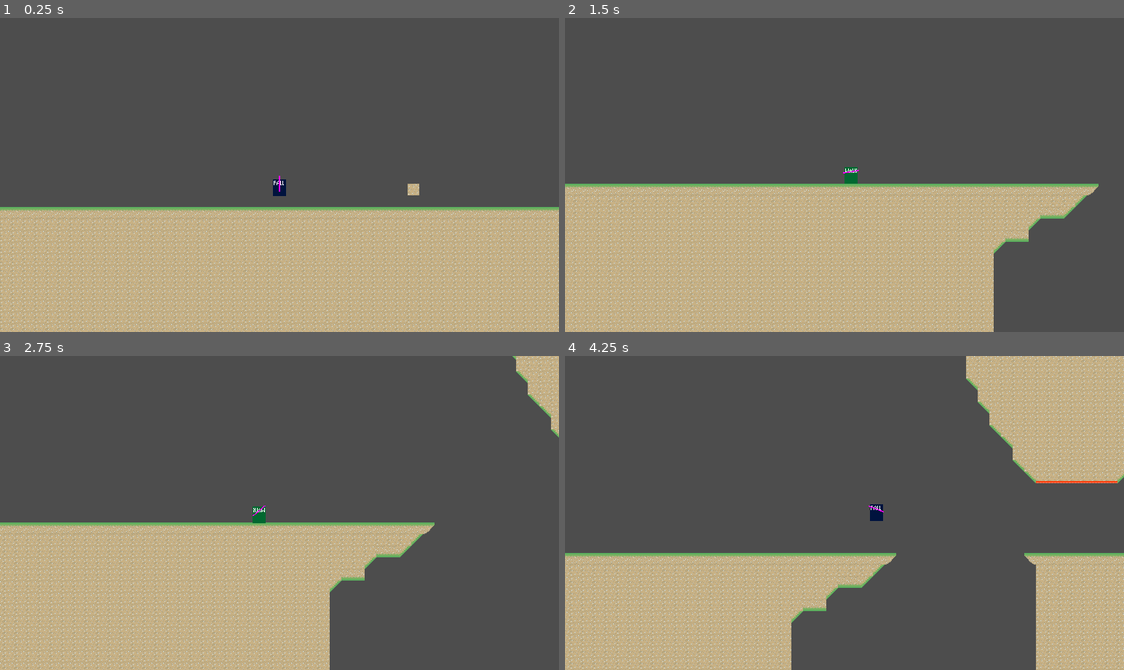
Above: before the commit, frames 1-4 (two rows, left to right).
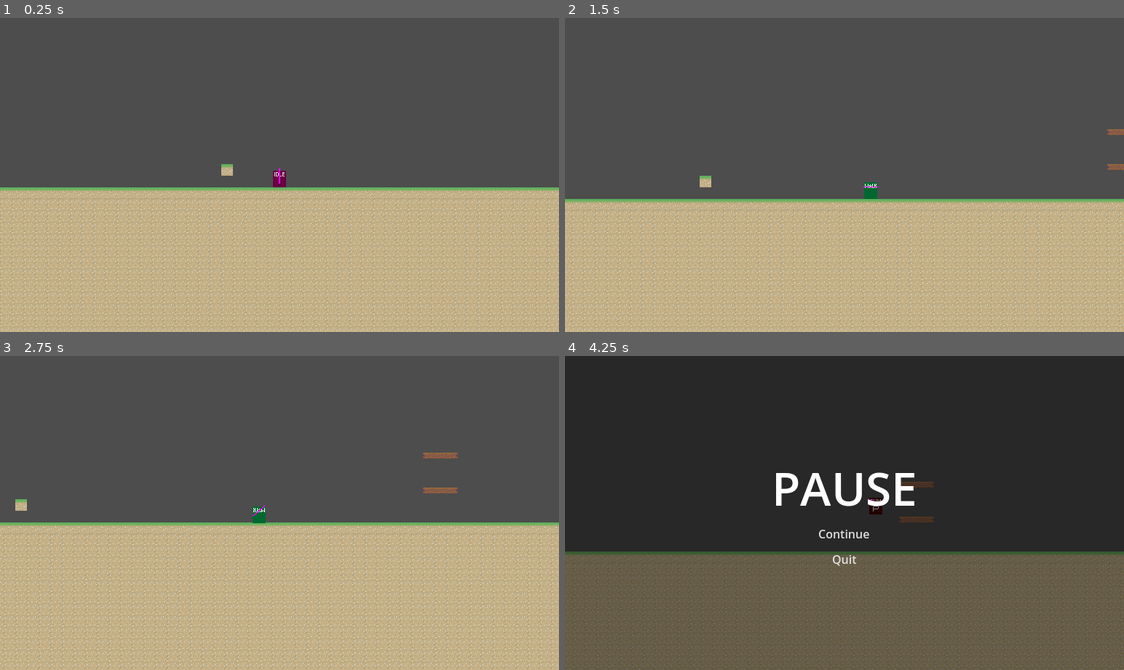
Above: after the commit, the same moments.

Repository: haruo-gabriel/portal2d
Game: Godot game, scene res://levels/level_1/level_scene.tscn
Same seed, same stepped clock (60 frames per second), same inputs: the game is played once before the commit and once after it. This scene is started directly instead of the project's main scene.
Inputs (mouse positions are in pixels of both pictures, inside the frame that each line leads up to):
- Up to frame 1 (0.25 s): no input
- Up to frame 2 (1.5 s): move the mouse to (967, 159) at 0.52 s; hold Shift (crouch) 0.53-1.28 s; hold D (move_right) from 0.53 s (still down); tap Space (jump) at 0.77 s; move the mouse to (732, 190) at 1.27 s; click (732, 190) at 1.35 s
- Up to frame 3 (2.75 s): tap Space (jump) at 1.52 s; move the mouse to (335, 443) at 2.02 s; release D (move_right) at 2.03 s; hold A (move_left) from 2.03 s (still down); right-click (335, 443) at 2.1 s
- Up to frame 4 (4.25 s): move the mouse to (816, 575) at 2.77 s; release A (move_left) at 2.78 s; hold D (move_right) from 2.78 s (still down); tap Shift (crouch) at 2.85 s; tap Space (jump) at 3.02, 3.77 s; move the mouse to (1012, 560) at 3.52 s; click (1012, 560) at 3.6 s; tap Escape (ui_cancel) at 4.15 s

The runs differ from the first frame. In frame 1, 23% of the frame differs, in the area x 0-100%, y 46-100%; in frame 2, 29%; in frame 3, 19%; in frame 4, 97%, in the area x 0-100%, y 0-100%.

Commit message:
:sparkles: Add pause menu

Diff:
--- /dev/null
+++ b/godot project/interface/hud.tscn
@@ -0,0 +1,14 @@
+[gd_scene format=3 uid="uid://b754jenc4foku"]
+
+[node name="HUD" type="Control"]
+layout_mode = 3
+anchors_preset = 15
+anchor_right = 1.0
+anchor_bottom = 1.0
+grow_horizontal = 2
+grow_vertical = 2
+
+[node name="HealthProgressBar" type="TextureProgressBar" parent="."]
+layout_mode = 1
+offset_right = 40.0
+offset_bottom = 40.0
--- /dev/null
+++ b/godot project/interface/pause.gd
@@ -0,0 +1,11 @@
+extends Control
+
+
+
+func _on_continue_button_pressed():
+	get_tree().paused = false
+	visible = false
+
+
+func _on_quit_button_pressed():
+	get_tree().quit()
--- /dev/null
+++ b/godot project/interface/pause.tscn
@@ -0,0 +1,60 @@
+[gd_scene load_steps=3 format=3 uid="uid://cq8lpg21erc5l"]
+
+[ext_resource type="Script" path="res://interface/pause.gd" id="1_lcqse"]
+
+[sub_resource type="LabelSettings" id="LabelSettings_r4ed4"]
+font_size = 64
+
+[node name="Pause" type="Control"]
+process_mode = 2
+layout_mode = 3
+anchors_preset = 15
+anchor_right = 1.0
+anchor_bottom = 1.0
+grow_horizontal = 2
+grow_vertical = 2
+script = ExtResource("1_lcqse")
+
+[node name="ColorRect" type="ColorRect" parent="."]
+layout_mode = 1
+anchors_preset = 15
+anchor_right = 1.0
+anchor_bottom = 1.0
+grow_horizontal = 2
+grow_vertical = 2
+color = Color(0, 0, 0, 0.47451)
+
+[node name="VBoxContainer" type="VBoxContainer" parent="."]
+layout_mode = 1
+anchors_preset = 8
+anchor_left = 0.5
+anchor_top = 0.5
+anchor_right = 0.5
+anchor_bottom = 0.5
+offset_left = -100.0
+offset_top = -79.0
+offset_right = 100.0
+offset_bottom = 79.0
+grow_horizontal = 2
+grow_vertical = 2
+
+[node name="Title" type="Label" parent="VBoxContainer"]
+layout_mode = 2
+text = "PAUSE"
+label_settings = SubResource("LabelSettings_r4ed4")
+horizontal_alignment = 1
+
+[node name="ContinueButton" type="Button" parent="VBoxContainer"]
+layout_mode = 2
+size_flags_horizontal = 4
+text = "Continue"
+flat = true
+
+[node name="QuitButton" type="Button" parent="VBoxContainer"]
+layout_mode = 2
+size_flags_horizontal = 4
+text = "Quit"
+flat = true
+
+[connection signal="pressed" from="VBoxContainer/ContinueButton" to="." method="_on_continue_button_pressed"]
+[connection signal="pressed" from="VBoxContainer/QuitButton" to="." method="_on_quit_button_pressed"]
--- a/godot project/levels/level_1/level_scene.tscn
+++ b/godot project/levels/level_1/level_scene.tscn
@@ -1,11 +1,15 @@
-[gd_scene load_steps=5 format=3 uid="uid://45cxitl1b5uh"]
+[gd_scene load_steps=8 format=3 uid="uid://45cxitl1b5uh"]
 
 [ext_resource type="TileSet" uid="uid://bxf11dynbrbke" path="res://levels/level_1/tile_set.tres" id="1_6d6h5"]
+[ext_resource type="Script" path="res://levels/level_scene.gd" id="1_chgl5"]
 [ext_resource type="PackedScene" uid="uid://wgnluw24avir" path="res://characters/player/player.tscn" id="2_i7aku"]
 [ext_resource type="PackedScene" uid="uid://bpipyxlru2fiy" path="res://levels/level_transition.tscn" id="3_l48s3"]
 [ext_resource type="PackedScene" uid="uid://nejou4ncohws" path="res://levels/level_2/level_scene.tscn" id="4_lbfwy"]
+[ext_resource type="PackedScene" uid="uid://cq8lpg21erc5l" path="res://interface/pause.tscn" id="6_vrxgd"]
+[ext_resource type="PackedScene" uid="uid://b754jenc4foku" path="res://interface/hud.tscn" id="6_xax1y"]
 
 [node name="LevelScene" type="Node2D"]
+script = ExtResource("1_chgl5")
 
 [node name="TileMap" type="TileMap" parent="."]
 tile_set = ExtResource("1_6d6h5")
@@ -16,8 +20,17 @@
 layer_1/tile_data = PackedInt32Array(-2162534, 196608, 1073741827, -2228070, 196608, 1073741827, -2293606, 196608, 1073 …(5531 unchanged characters)…
 
 [node name="Player" parent="." instance=ExtResource("2_i7aku")]
-position = Vector2(3936, -648)
+position = Vector2(-192, -10)
 
 [node name="LevelTransition" parent="." instance=ExtResource("3_l48s3")]
 position = Vector2(4082, -638)
 target_scene = ExtResource("4_lbfwy")
+
+[node name="CanvasLayer" type="CanvasLayer" parent="."]
+
+[node name="HUD" parent="CanvasLayer" instance=ExtResource("6_xax1y")]
+unique_name_in_owner = true
+
+[node name="Pause" parent="CanvasLayer" instance=ExtResource("6_vrxgd")]
+unique_name_in_owner = true
+visible = false
--- /dev/null
+++ b/godot project/levels/level_scene.gd
@@ -0,0 +1,8 @@
+extends Node2D
+
+
+func _unhandled_input(event):
+	if event.is_action_pressed("ui_cancel"):
+		%HUD.visible = false
+		%Pause.visible = true
+		get_tree().paused = true
--- a/godot project/project.godot
+++ b/godot project/project.godot
@@ -28,6 +28,7 @@
 window/size/viewport_height=432
 window/size/mode=2
 window/stretch/mode="viewport"
+window/stretch/scale_mode="integer"
 
 [input]
 
